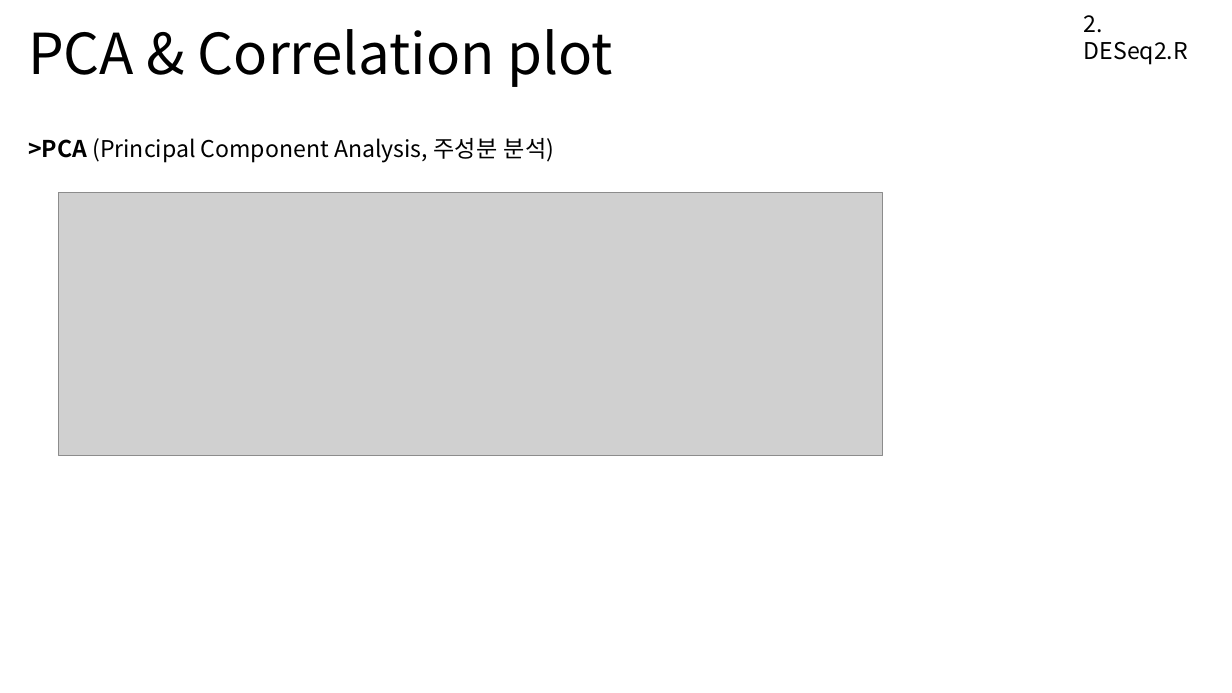
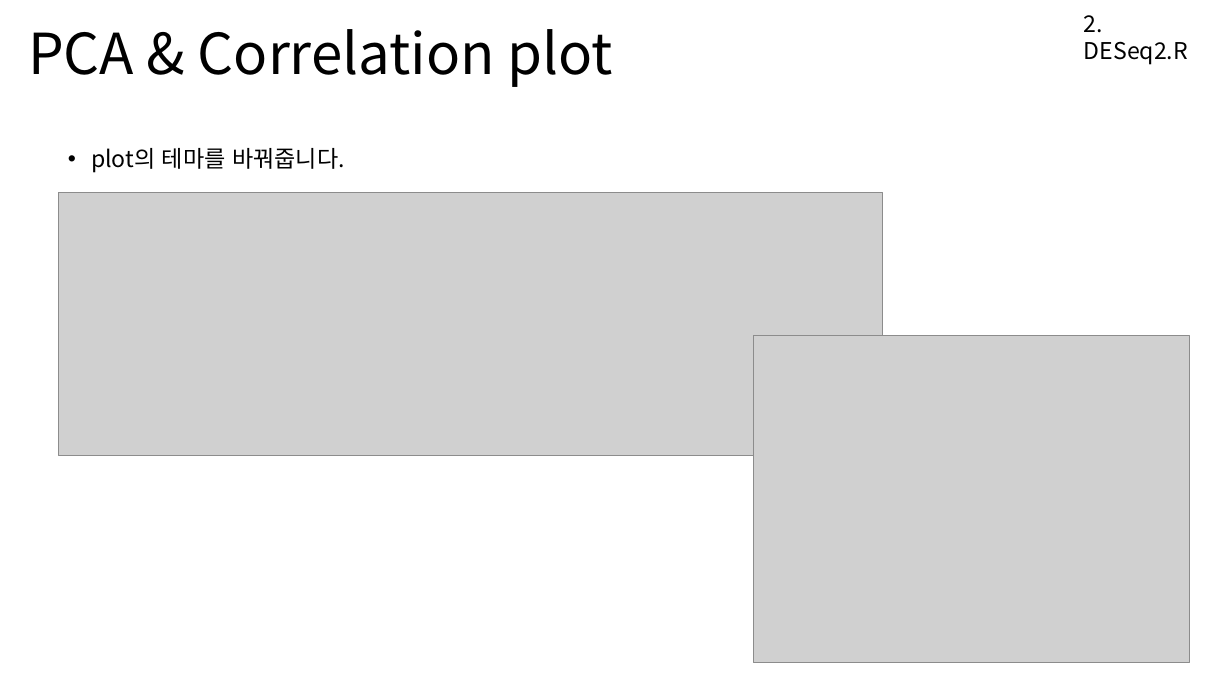
Before and after one commit to Khreat0205/Education_BulkRNAseq, a slide deck: slide 24 of Presentation/2. DESeq2 (수정).pptx (slide 23 before the commit). Drawn at 1232x693 pixels with LibreOffice and Linux fonts; fonts in the diff are those of the drawing; grey boxes stand for pictures. Boxes give left, top, right and bottom in pixels: in the first picture for what was removed or moved away, otherwise in the second. Text is boxed around its words. In the diff, an @@ line names an element or a change of style, - is before the commit and + after.

```diff
--- a/Presentation/2. DESeq2 (수정).pptx
+++ b/Presentation/2. DESeq2 (수정).pptx
@@ text at bbox=[91, 148, 345, 173]: text changed @@
->PCA (Principal Component Analysis, 주성분 분석)
+• plot의 테마를 바꿔줍니다.
@@ picture added at bbox=[753, 335, 1189, 663] @@
```
Also in this commit, not shown: 22 other slides changed, 21 slides added, 24 slides removed, 1 other file.
